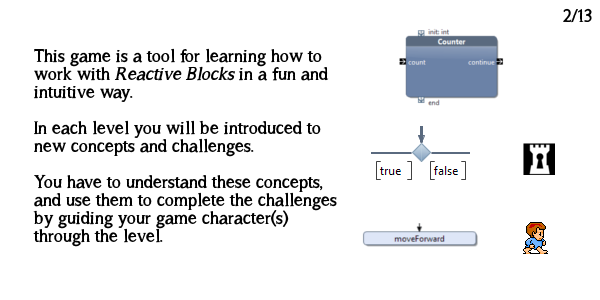
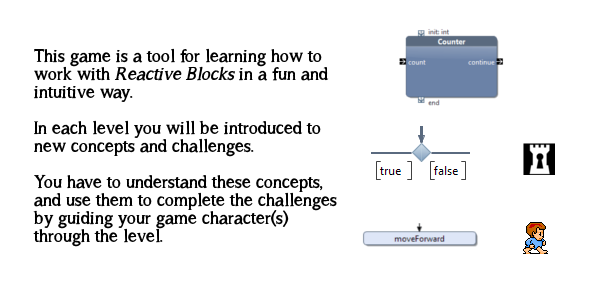
Comparing the layer stacks of the two 600×300 images. Changes:
painted on "2/13" over [563, 8, 592, 23]
